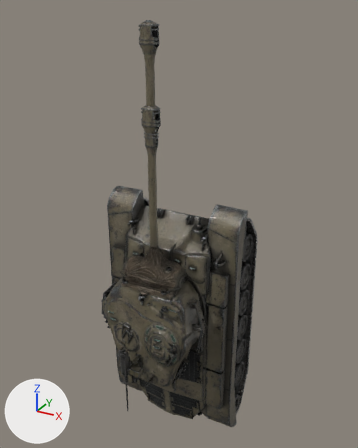
A saved change to the glTF model 3d/tanks/models/5921.glb.
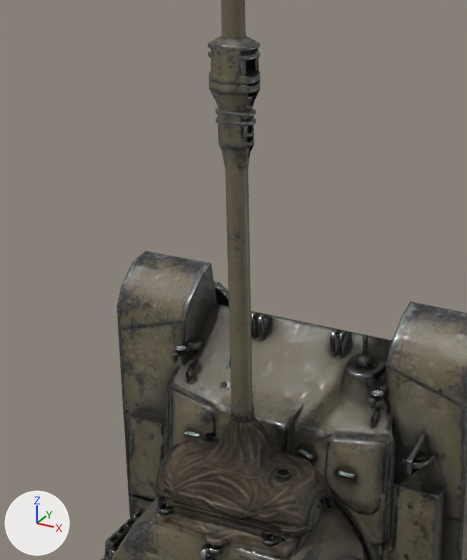
Each version appears first whole from a camera (50 mm lens) standing at (5.29, -10.48, 7.16) and looking at (0.17, -1.17, 2.5), and next in a close-up on the part from 18% to 66% of the width and 20% to 67% of the height. Lighting does not change. The marker at lower left points along +X, +Y and +Z. The last two pictures show the newer version. Where no turn or scale is listed for an object, it has been applied to the vertices.

Names of what the first close-up shows: '0000', '0000.002', '0000.003', '0000.005', '0000.006', '0000.007', '0000.011', '0000.012', '0000.013', '0000.014', '0000.015', '0000.017' and 3 more.
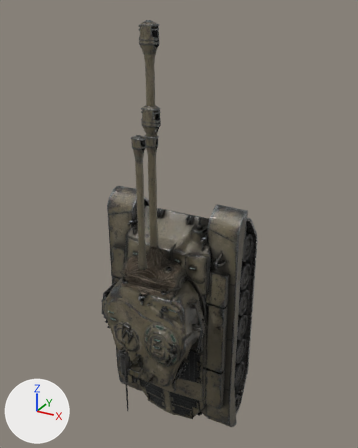
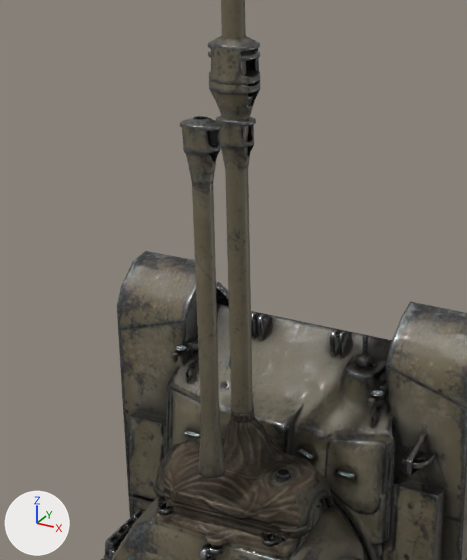
Changed parts and their boxes (x1, y1, x2, y2) in the close-ups (467 x 560 px):
'0000.005', moved: before (215, 108, 256, 155); after (180, 116, 226, 478)

What the commit changed:
Object '0000.005' (ob_0000_005) moves from (0.0, 0.0, 0.0) to (0.0, -0.478, 0.0).
